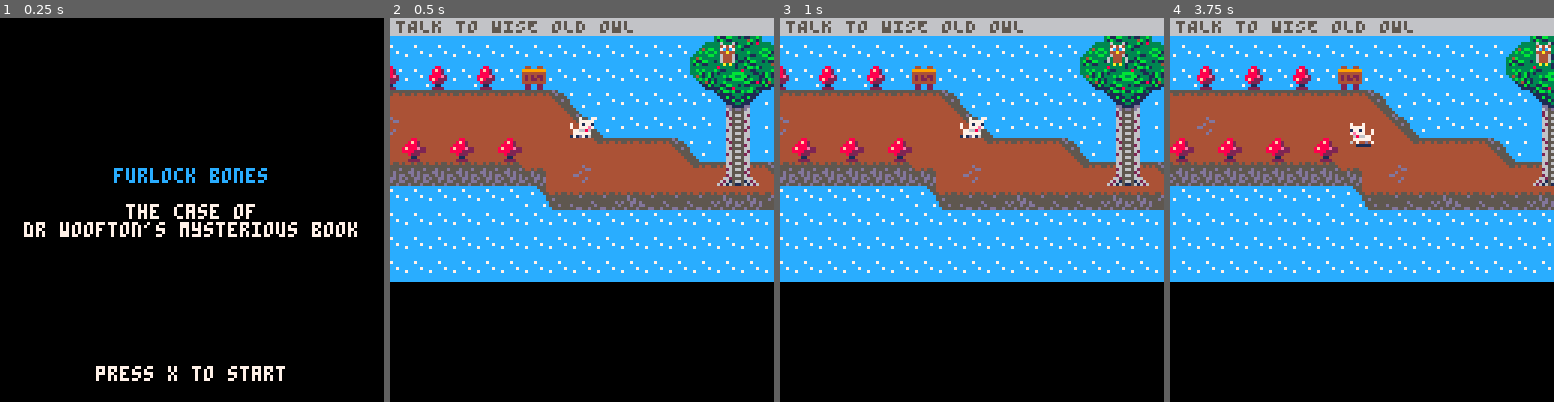
Above: before the commit, frames 1-4 (left to right).
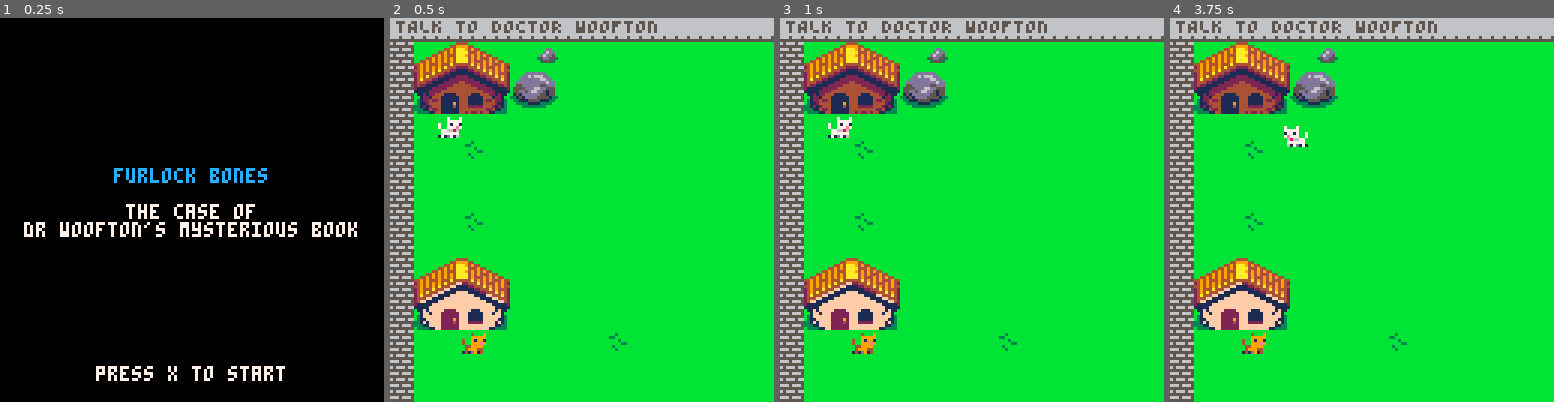
Above: after the commit, the same moments.

Repository: Mackeriah/FurlockBones-game
Game: PICO-8 cartridge furlock bones.p8
Two runs of this game, one before a commit and one after it. Both use one fixed random seed, a clock stepped at 60 frames per second and the inputs below.
Inputs:
- Up to frame 1 (0.25 s): no input
- Up to frame 2 (0.5 s): tap X (X key) at 0.33 s
- Up to frame 3 (1 s): tap O (Z key) at 0.7 s
- Up to frame 4 (3.75 s): tap X (X key) at 1.07, 1.85, 2.97 s; hold Right 1.6-2.1 s; tap O (Z key) every 0.4 s from 1.7 to 3.7 s; hold Up 2.15-2.42 s; hold Right 2.47-3.03 s; hold Left 3.08-3.58 s; hold Down from 3.63 s (still down)

Frame 1 is identical in both runs. In frame 2, 95% of the frame differs, in the area x 0-100%, y 0-100%; in frame 3, 95%; in frame 4, 95%.

Commit message:
looking good
getting close to final for library scene

Diff:
--- a/furlock bones.p8
+++ b/furlock bones.p8
@@ -32,7 +32,7 @@
 	init_objective()
 	lost_animals()
 	shakeAmount = 0
-	objective.current = "TALK TO WISE OLD OWL"	-- TESTING ONLY
+	--objective.current = "TALK TO WISE OLD OWL"	-- TESTING ONLY
 	leaves = {} -- used to store leaves, obvs
 	leafCount = 0
 end
@@ -76,6 +76,7 @@
 	cls()
 	if activeGame == false then draw_menu() else draw_game() end
 	-- player.x-20,player.y-20,8
+	--print(itemsBroken,player.x-20,player.y-20,8)
 end
 
 function draw_menu()
@@ -167,7 +168,7 @@
 				if (btnp(❎)) then conversation_state = "woofton2" end
 
 			elseif conversation_state == "woofton2" then
-				new_conversation({"i've decided to write","a book. the main character","will be a fox"})
+				new_conversation({"i've decided to write","a book. the main character","will be a fox."})
 				if (btnp(❎)) then conversation_state = "woofton3" end
 
 			elseif conversation_state == "woofton3" then
@@ -188,7 +189,7 @@
 		if conversation.character == "wise old owl" then
 			if conversation_state == "level1" then
 				if objective.current == "TALK TO WISE OLD OWL" then
-					new_conversation({"hello furlock", "so woofton wants to know", "about foxes eh?", "let me see what i can find"})
+					new_conversation({"hello furlock!"})
 					if (btnp(❎)) then
 						conversation_state = "owllibrary1"
 					end
@@ -196,16 +197,21 @@
 					new_conversation({"hurrumph!","can't you see i was","doing my exercises?"})
 					if (btnp(❎)) then conversation_state = "owl_grumpy_1" end
 				end
-
 			elseif conversation_state == "owllibrary1" then
-				new_conversation({"i'll go downstairs into","my library to look","please wait here"})
+				new_conversation({"so woofton wants to know", "about foxes eh?", "let me see what i can find."})
+				if (btnp(❎)) then
+					conversation_state = "owllibrary2"
+				end
+
+			elseif conversation_state == "owllibrary2" then
+				new_conversation({"i'll go downstairs to","my library and look.","just a moment please."})
 				if (btnp(❎)) then
 					waitingForOwl = true
 					showDoor = true
 					owlBookState = "going downstairs"
 				end
 
-			elseif conversation_state == "owllibrary2" then
+			elseif conversation_state == "owllibrary3" then
 				new_conversation({"placeholder"})
 				if (btnp(❎)) then
 					--waitingForOwl = true
@@ -214,11 +220,11 @@
 				end
 
 			elseif conversation_state == "owl_grumpy_1" then
-				new_conversation({"my wings will never get","stronger at this rate"})
+				new_conversation({"my wings will never get","stronger at this rate."})
 				if (btnp(❎)) then conversation_state = "owl_grumpy_2" end
 
 			elseif conversation_state == "owl_grumpy_2" then
-				new_conversation({"oh i'm sorry furlock","that was rude", "i'll talk to you later"})
+				new_conversation({"oh i'm sorry furlock","that was rude", "i'll talk to you later."})
 				if (btnp(❎)) then
 					conversation_state = "none"
 					owlGrumpy = false
@@ -576,7 +582,7 @@
 --player functions
 function create_player()
 	player={}  --create empty table -- this means we're creating the player as an object!
-	player.x = 432 -- 16 = house, 432 = owl (map location x8 for exact pixel location)
+	player.x = 16 -- 16 = house, 432 = owl (map location x8 for exact pixel location)
 	player.y = 32
 	player.direction = 1
 	player.velocity_x = 0
@@ -792,6 +798,7 @@
 	woofton.direction = 1
 	woofton.wait = false
 	woofton.waitTime = 0
+	woofton.speechColour = 9
 end
 
 function move_woofton()
@@ -828,7 +835,7 @@
 			if conversation_state == "none" then
 				conversation_state = "ready"
 				conversation.character = "woofton"
-				conversation.colour = 9
+				conversation.colour = woofton.speechColour
 				woofton.wait = true
 				woofton.waitTime = time()
 			end
@@ -857,6 +864,7 @@
 	owlBookState = "none"
 	itemsBroken = 0 -- used when owl is shaking screen brekaing stuff in library
 	waitingForOwl = false
+	owl.speechColour = 2
 end
 
 function owl_collision(playerx,playery,charx,chary)
@@ -865,7 +873,7 @@
 			if conversation_state == "none" then
 				conversation_state = "ready"
 				conversation.character = "wise old owl"
-				conversation.colour = 4
+				conversation.colour = owl.speechColour
 			end
 		else
 			if conversation.character == "wise old owl" then -- if player walks away instead of starting conversation
@@ -918,7 +926,10 @@
 		if stepTimeStart <= time() - 5 then
 			print("creeeak", owl.x+20, owl.y+44, 0)
 		end
-		if stepTimeStart <= time() - 6 then
+		if stepTimeStart <= time() - 8 then
+			print("where's the light switch?", owl.x-45, owl.y+60, owl.speechColour)
+		end
+		if stepTimeStart <= time() - 10 then
 			owlBookState = "owl in library"
 		end
 	end
@@ -926,7 +937,8 @@
 
 function owlLookingForBook()
 	if itemsBroken == 1 then
-		print("whoops!", owl.x+15, owl.y+60, 4)
+		print("* SNAP *", owl.x-15, owl.y+54, 0)
+		print("whoops!", owl.x-15, owl.y+60, owl.speechColour)
 		if leafCount < 5 then
 			for i=1, 5 do
 				make_leaf(owl.x+5+rnd(30)-15,owl.y+rnd(10))
@@ -934,8 +946,9 @@
 		end
 	end
 	if itemsBroken == 2 then
-		print("probably didn't", owl.x-60, owl.y+60, 4)
-		print("need that anyway", owl.x-60, owl.y+66, 4)
+		print("* CRUNCH *", owl.x-60, owl.y+54, 0)
+		print("probably didn't", owl.x-60, owl.y+60, owl.speechColour)
+		print("need that anyway.", owl.x-60, owl.y+66, owl.speechColour)
 		if leafCount < 10 then
 			for i=1, 5 do
 				make_leaf(owl.x+5+rnd(30)-15,owl.y+rnd(10))
@@ -943,9 +956,9 @@
 		end
 	end
 	if itemsBroken == 3 then
-		print("aha!", owl.x-35, owl.y+60, 4)
-		print("i wondered", owl.x-50, owl.y+66, 4)
-		print("where that was!", owl.x-58, owl.y+72, 4)
+		print("* WHACK *", owl.x-35, owl.y+54, 0)
+		print("ouch! my wing!", owl.x-35, owl.y+60, owl.speechColour)
+		--print("my wing!", owl.x-50, owl.y+66, owl.speechColour)
 		if leafCount < 15 then
 			for i=1, 5 do
 				make_leaf(owl.x+5+rnd(30)-15,owl.y+rnd(10))
@@ -953,8 +966,9 @@
 		end
 	end
 	if itemsBroken == 4 then
-		print("oh.", owl.x, owl.y+60, 4)
-		print("that's not good", owl.x-30, owl.y+66, 4)
+		print("* THUD *", owl.x-30, owl.y+54, 0)
+		print("oh...that's not good.", owl.x-30, owl.y+60, owl.speechColour)
+		--print("that's not good", owl.x-30, owl.y+66, owl.speechColour)
 		if leafCount < 20 then
 			for i=1, 5 do
 				make_leaf(owl.x+5+rnd(30)-15,owl.y+rnd(10)-5)
@@ -962,9 +976,9 @@
 		end
 	end
 	if itemsBroken == 5 then
-		print("oops", owl.x-50, owl.y+60, 4)
-		print("sorry", owl.x-40, owl.y+66, 4)
-		print("mother!", owl.x-30, owl.y+72, 4)
+		print("* CRAAACK *", owl.x-50, owl.y+54, 0)
+		print("aggh! not my fish tank!", owl.x-50, owl.y+60, owl.speechColour)
+		--print("not my fish tank", owl.x-40, owl.y+66, owl.speechColour)
 		if leafCount < 40 then
 			for i=1, 5 do
 				make_leaf(owl.x+5+rnd(30)-15,owl.y+rnd(10)-5)
@@ -972,14 +986,14 @@
 		end
 	end
 	if itemsBroken == 6 then
-		print("aha! here it is", owl.x-20, owl.y+60, 4)
+		print("aha! here it is.", owl.x-20, owl.y+60, owl.speechColour)
 		-- conversation_state = "owllibrary2"
 		-- conversation.character = "wise old owl"
 		-- waitingForOwl = false
 	end
 	if itemsBroken == 7 then
-		print("i'm heading upstairs furlock!", owl.x-60, owl.y+60, 4)
-		conversation_state = "owllibrary2"
+		print("i'm heading upstairs furlock!", owl.x-60, owl.y+60, owl.speechColour)
+		conversation_state = "owllibrary3"
 		conversation.character = "wise old owl"
 		waitingForOwl = false
 		--owlGoingUpstairs()
@@ -996,7 +1010,11 @@
 			elseif itemsBroken == 4 then
 				shakeAmount += 50
 			end
-			owlWait = time() + 3
+			if itemsBroken == 5 then
+				owlWait = time() + 6
+			else
+				owlWait = time() + 4
+			end
 			itemsBroken += 1
 		elseif itemsBroken == 5 then
 		end
@@ -1076,7 +1094,7 @@
 
 function leaf_physics(leaf)
     -- delete leaf if drops off screen
-    if leaf.y > 55 then
+    if leaf.y > 52 then
         leaf.accely = 0
 		--del(leaves,leaf)
     else
